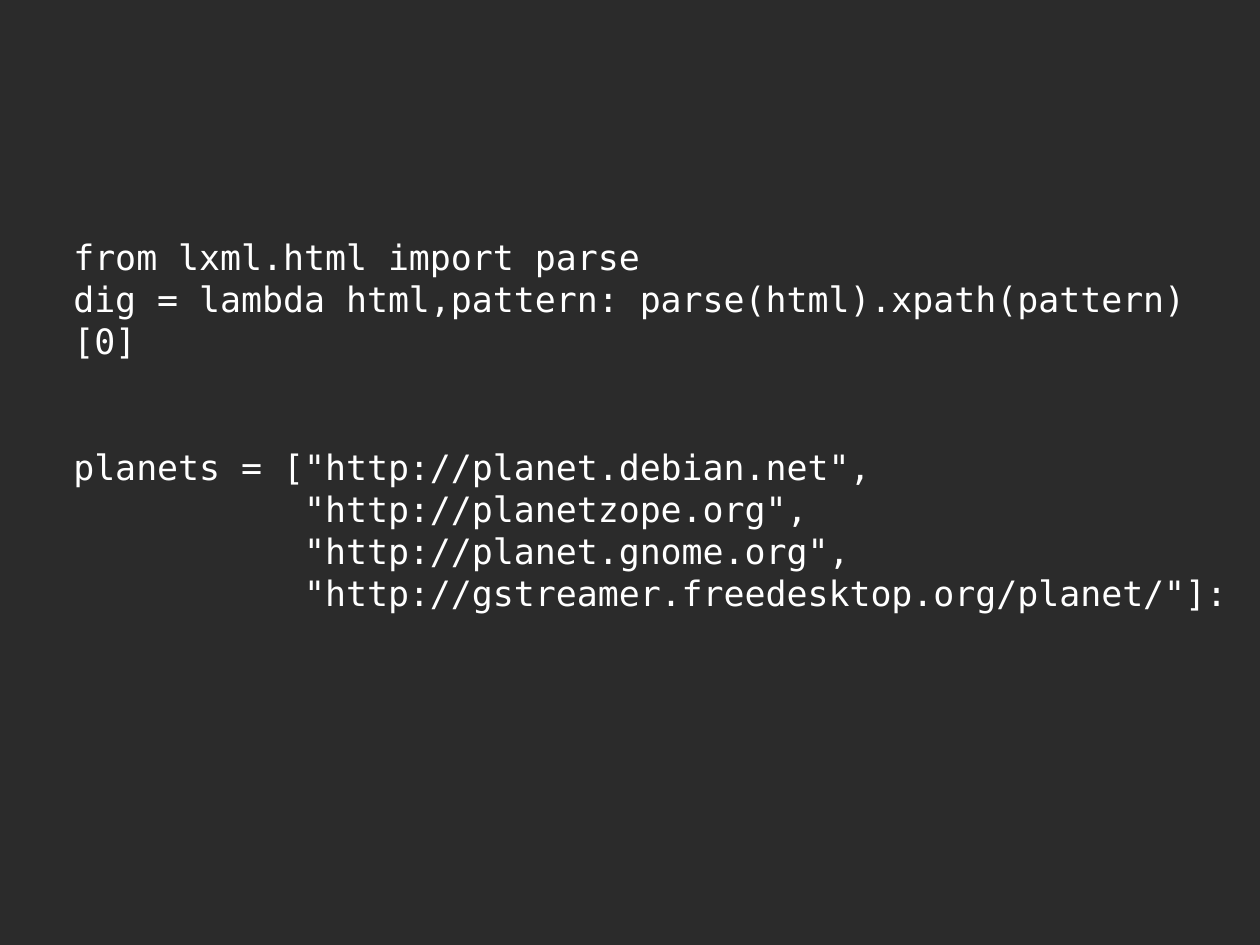
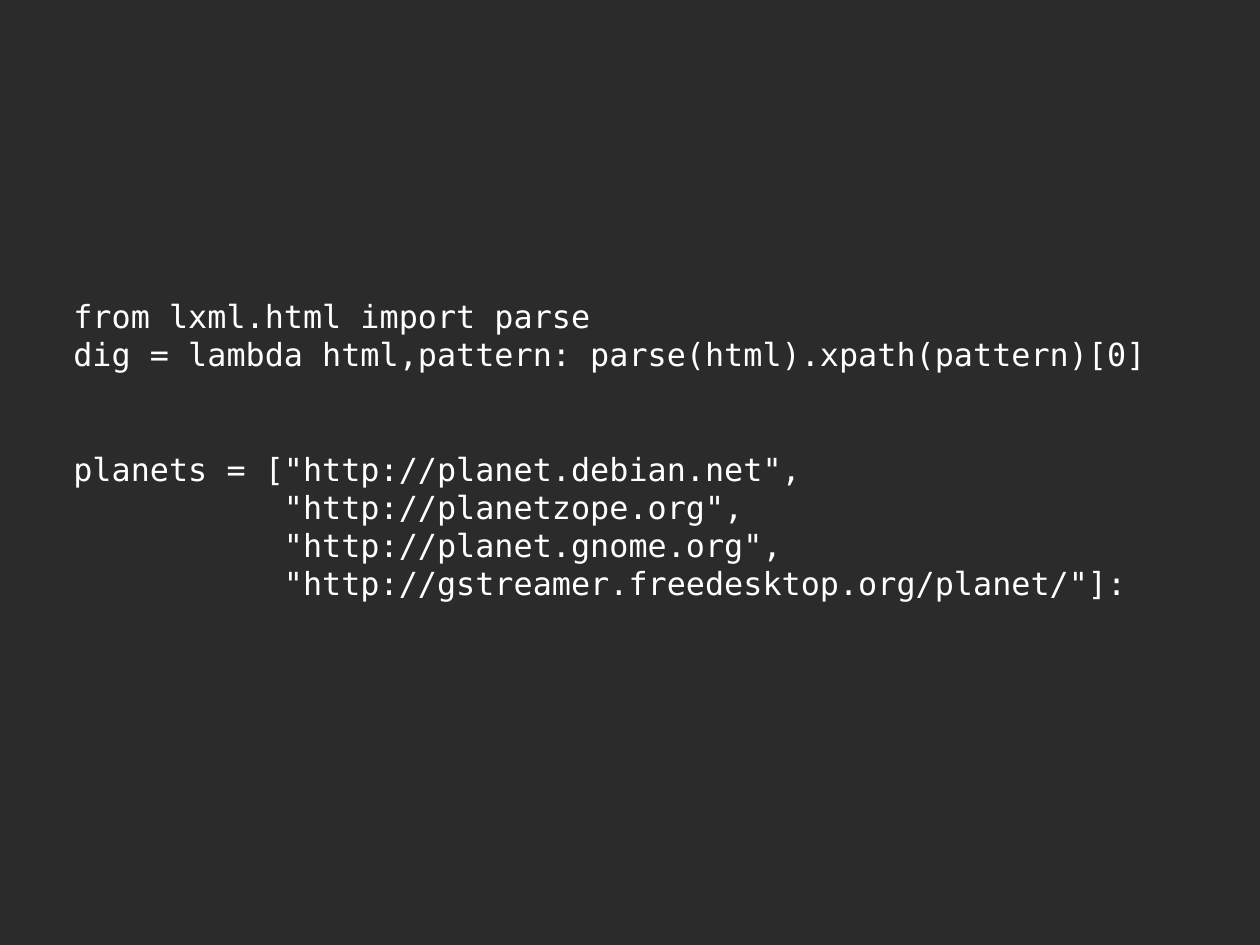
Before and after one commit to jdb/jdb.github.com, a slide deck: slide 6 of imap_idle/pycon-presentation/imap-idle-makingoff.odp. Drawn at 1260x945 pixels with LibreOffice and Linux fonts; fonts in the diff are those of the drawing; background and template pictures are left out; a plain dark background stands for a picture behind light text. Boxes give left, top, right and bottom in pixels: in the first picture for what was removed or moved away, otherwise in the second. Text is boxed around its words. In the diff, an @@ line names an element or a change of style, - is before the commit and + after.

```diff
--- a/imap_idle/pycon-presentation/imap-idle-makingoff.odp
+++ b/imap_idle/pycon-presentation/imap-idle-makingoff.odp
@@ title "from lxml.html import parse dig ..." moved from (x1=73, y1=243, x2=1227, y2=614) to (x1=73, y1=303, x2=1145, y2=602) @@
@@ title "from lxml.html import parse dig ..." at (x1=73, y1=303, x2=1145, y2=602): size 22 to 20 pt @@
```
Also in this commit, not shown: 7 other slides changed, 15 slides added, 6 slides removed, 1 other file.
